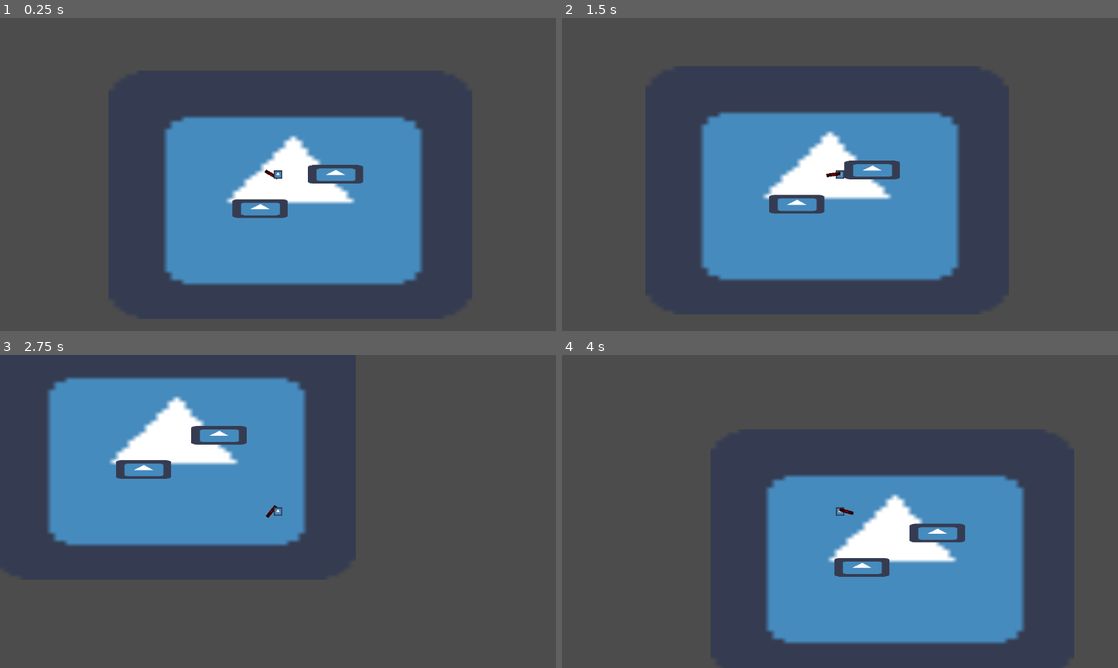
Above: before the commit, frames 1-4 (two rows, left to right).
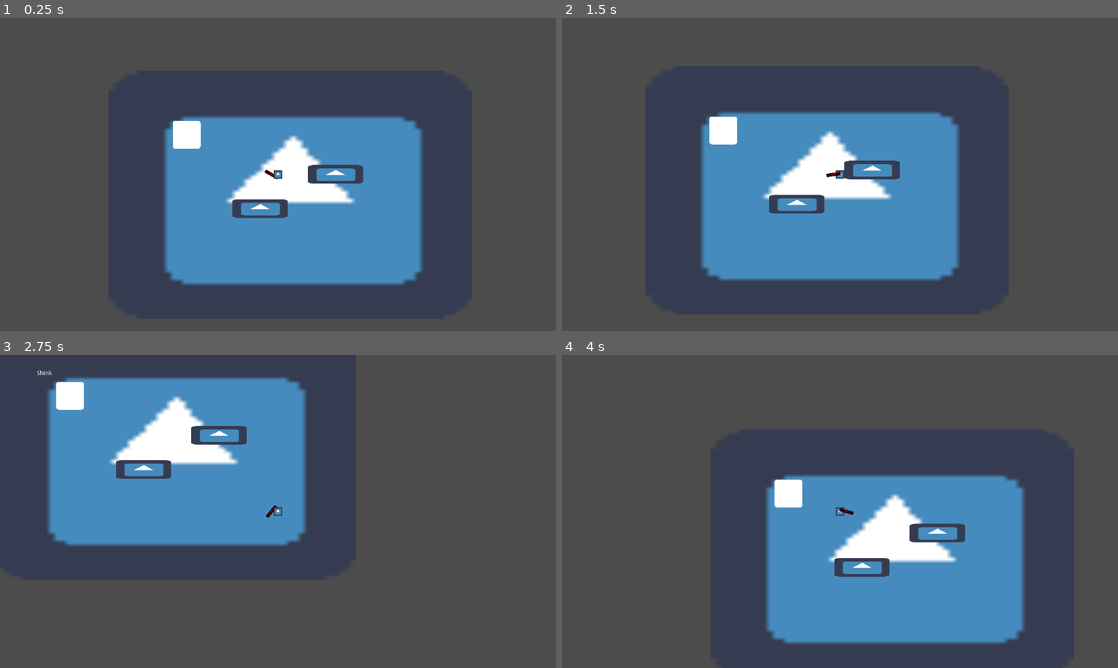
Above: after the commit, the same moments.

Repository: kjanuska/Independent-Study-Game
Game: Godot game, scene res://Scenes/Main.tscn
Same seed, same stepped clock (60 frames per second), same inputs: the game is played once before the commit and once after it. The engine's default icon, where the game draws it, is replaced by a stand-in: a white triangle on a blue panel in a dark square.
Inputs (mouse positions are in pixels of both pictures, inside the frame that each line leads up to):
- Up to frame 1 (0.25 s): no input
- Up to frame 2 (1.5 s): tap Enter at 0.5 s; move the mouse to (962, 158) at 0.52 s; hold D (ui_right) 0.53-1.28 s; hold Right mouse button (shoot) 0.53-1.28 s; click (962, 158) at 0.6 s; tap Space (space) at 1.25 s; move the mouse to (728, 190) at 1.27 s; hold S (ui_down) from 1.28 s (still down); right-click (728, 190) at 1.35 s
- Up to frame 3 (2.75 s): click (166, 527) at 1.55 s; move the mouse to (333, 442) at 2.02 s; release S (ui_down) at 2.03 s; hold D (ui_right) from 2.03 s (still down); hold Right mouse button (shoot) from 2.03 s (still down); click (333, 442) at 2.1 s
- Up to frame 4 (4 s): move the mouse to (812, 574) at 2.77 s; release D (ui_right) at 2.78 s; release Right mouse button (shoot) at 2.78 s; hold W (ui_up) 2.78-3.53 s; right-click (812, 574) at 2.85 s; click (812, 574) at 3.05 s; move the mouse to (1006, 558) at 3.52 s; hold A (ui_left) from 3.53 s (still down); hold Right mouse button (shoot) from 3.53 s (still down); tap Space (space) at 3.6 s

The runs differ from the first frame. In frame 1, 0.4% of the frame differs, in the area x 31-37%, y 32-42%; in frame 2, 0.4%; in frame 3, 0.5%, in the area x 6-16%, y 4-18%; in frame 4, 0.5%.

Commit message:
pickup weapon, bow
two methods of shooting bow - press or hold. started weapon pickup functionality

Diff:
--- a/Scenes/Main.tscn
+++ b/Scenes/Main.tscn
@@ -1,10 +1,11 @@
-[gd_scene load_steps=4 format=2]
+[gd_scene load_steps=5 format=2]
 
 [ext_resource path="res://icon.png" type="Texture" id=1]
 [ext_resource path="res://Scenes/Player.tscn" type="PackedScene" id=2]
 [ext_resource path="res://Scenes/Box.tscn" type="PackedScene" id=3]
+[ext_resource path="res://Scenes/PickupWeapon.tscn" type="PackedScene" id=4]
 
-[node name="Node2D" type="Node2D"]
+[node name="Main" type="Node2D"]
 
 [node name="Sprite" type="Sprite" parent="."]
 position = Vector2( 315.5, 196.5 )
@@ -20,3 +21,6 @@
 
 [node name="StaticBody2D2" parent="." instance=ExtResource( 3 )]
 position = Vector2( 245.304, 228.095 )
+
+[node name="Area2D" parent="." instance=ExtResource( 4 )]
+position = Vector2( 76.2641, 58.7209 )
--- /dev/null
+++ b/Scenes/PickupWeapon.tscn
@@ -0,0 +1,19 @@
+[gd_scene load_steps=4 format=2]
+
+[ext_resource path="res://Scripts/PickupWeapon.gd" type="Script" id=1]
+[ext_resource path="res://icon.png" type="Texture" id=2]
+
+[sub_resource type="RectangleShape2D" id=1]
+extents = Vector2( 31.4229, 34.4232 )
+
+[node name="Area2D" type="Area2D"]
+script = ExtResource( 1 )
+
+[node name="CollisionShape2D" type="CollisionShape2D" parent="."]
+shape = SubResource( 1 )
+
+[node name="Sprite" type="Sprite" parent="."]
+self_modulate = Color( 100, 100, 100, 1 )
+texture = ExtResource( 2 )
+
+[connection signal="body_entered" from="." to="." method="_on_Area2D_body_entered"]
--- a/Scenes/Player.tscn
+++ b/Scenes/Player.tscn
@@ -13,7 +13,16 @@
 "speed": 5.0
 } ]
 
-[node name="Player" type="KinematicBody2D"]
+[sub_resource type="GDScript" id=3]
+script/source = "extends Popup
+
+func _on_PopupTimer_timeout():
+	$\".\".hide()
+"
+
+[node name="Player" type="KinematicBody2D" groups=[
+"player",
+]]
 script = ExtResource( 1 )
 
 [node name="CollisionShape2D" type="CollisionShape2D" parent="."]
@@ -36,5 +45,15 @@
 wait_time = 0.5
 one_shot = true
 
+[node name="Charged" type="Popup" parent="."]
+margin_right = 40.0
+margin_bottom = 15.0
+script = SubResource( 3 )
+
+[node name="Label" type="Label" parent="Charged"]
+margin_right = 40.0
+margin_bottom = 14.0
+text = "Shink"
+
 [connection signal="timeout" from="DashTimer" to="." method="_on_DashTimer_timeout"]
 [connection signal="timeout" from="DashCooldown" to="." method="_on_DashCooldown_timeout"]
--- a/Scripts/Bullet.gd
+++ b/Scripts/Bullet.gd
@@ -9,9 +9,5 @@
 	set_as_toplevel(true)
 	$".".set_z_index(-2)
 
-func _physics_process(delta):
-	position.x += direction.x * SPEED * delta
-	position.y += direction.y * SPEED * delta
-
 func _on_VisibilityNotifier2D_screen_exited():
 	queue_free()
--- /dev/null
+++ b/Scripts/PickupWeapon.gd
@@ -0,0 +1,12 @@
+extends Area2D
+
+export var weapon = 11
+
+var player
+
+func _ready():
+	player = get_tree().get_root().get_node("Main").get_node("Player")
+
+func _on_Area2D_body_entered(body):
+	if body.get_name() == "Player":
+		player.equip(weapon)
--- a/Scripts/Player.gd
+++ b/Scripts/Player.gd
@@ -29,9 +29,19 @@
 var sword_load = preload("res://Scenes/Sword.tscn")
 var melee_attack_cooldown
 
-#0 = ranged
-#1 = melee
-var current_weapon = 0
+# 0 = ranged
+# 1 = melee
+var current_weapon_type = 0
+
+# specific weapon for each type
+# melee in 0s, ranged in 10s
+# 0 = sword
+# 10 = bow
+# 11 = gun
+var current_melee_id = 0
+var current_melee
+var current_ranged_id = 10
+var current_ranged
 
 #angle from character to mouse
 var mouse_rotation
@@ -39,11 +49,16 @@
 # 1 = right
 var side = 0
 
+# check how long shoot button has been pressed
+var count = 0
+
 #equip gun as soon as the player is loaded
 func _ready():
+	equip(0)
+	equip(10)
 	player = get_node(".")
 	player.set_z_index(1)
-	_equip_ranged(bow_load)
+	_equip_ranged(current_ranged)
 
 #check for movement input, dash, move character
 func _physics_process(delta):
@@ -57,9 +72,9 @@
 	if can_move:
 		_get_input()
 
-	if current_weapon == 0:
+	if current_weapon_type == 0:
 		_set_weapon_rotation(ranged)
-	elif current_weapon == 1:
+	elif current_weapon_type == 1:
 		_set_weapon_rotation(melee)
 
 	if Input.is_action_just_pressed("space"):
@@ -94,15 +109,23 @@
 
 	if Input.is_action_pressed("shoot"):
 #		only equip ranged if currently equipped melee
-		if current_weapon == 1:
-			current_weapon = 0
+		if current_weapon_type == 1:
+			current_weapon_type = 0
 			_equip_ranged(bow_load)
-		_shoot_weapon(arrow_load)
+		count += 1
+		if current_ranged == bow_load:
+			if count >= 80:
+				$Charged.popup()
+		else:
+			_shoot_weapon(arrow_load)
+
+	if Input.is_action_just_released("shoot") && current_ranged == bow_load:
+		shoot_charged()
 
 	if Input.is_action_just_pressed("melee"):
 #		only equip melee if currently equipped ranged
-		if current_weapon == 0:
-			current_weapon = 1
+		if current_weapon_type == 0:
+			current_weapon_type = 1
 			_equip_melee(sword_load)
 		if melee_attack_cooldown.is_stopped():
 			_melee_attack()
@@ -123,6 +146,18 @@
 	player.add_child(melee)
 	melee.set_global_position(player.get_global_position())
 	melee_attack_cooldown = melee.get_node("MeleeAttack")
+
+func equip(id):
+	if id < 10:
+		match id:
+			0:
+				current_melee = sword_load
+	elif id >= 10:
+		match id:
+			10:
+				current_ranged = bow_load
+			11:
+				current_ranged = gun_load
 
 func _shoot_weapon(ammo_load):
 	if shot_cooldown.is_stopped():
@@ -135,6 +170,15 @@
 		projectile.direction = direction_vector
 		shot_cooldown.start()
 
+func shoot_charged():
+	if count >= 80:
+		$Charged.hide()
+		count = 0
+	elif count < 80:
+		print("short shot")
+		_shoot_weapon(arrow_load)
+		count = 0
+
 func _melee_attack():
 	print("attack")
 	melee_attack_cooldown.start()
Not shown: 1 places in Scenes/Player.tscn that only renumber resources
